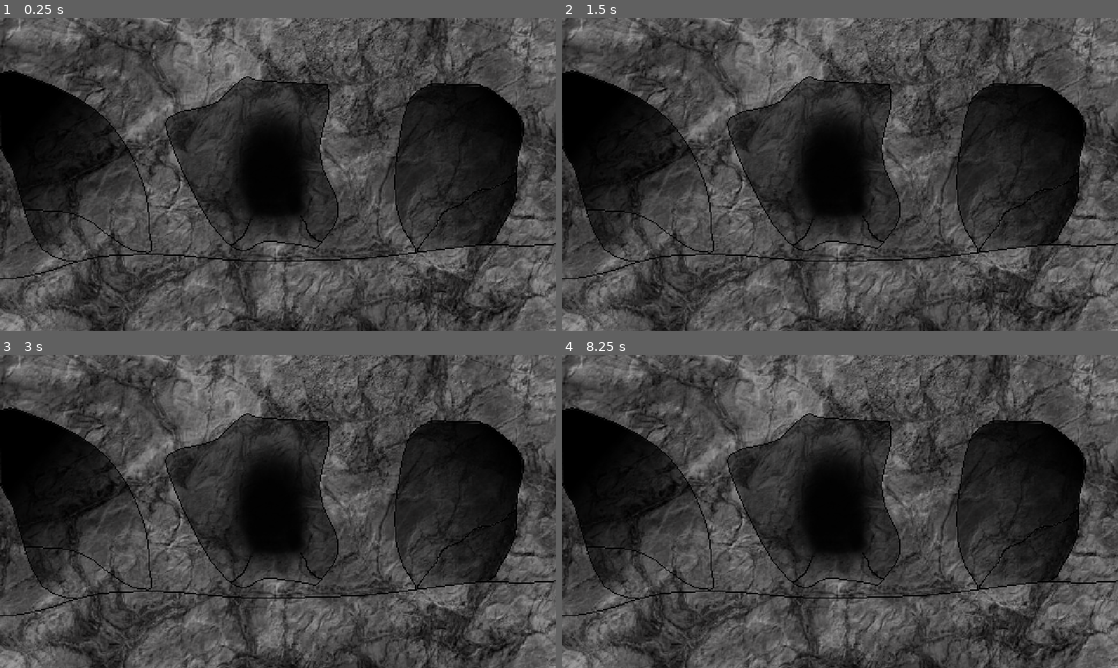
Above: before the commit, frames 1-4 (two rows, left to right).
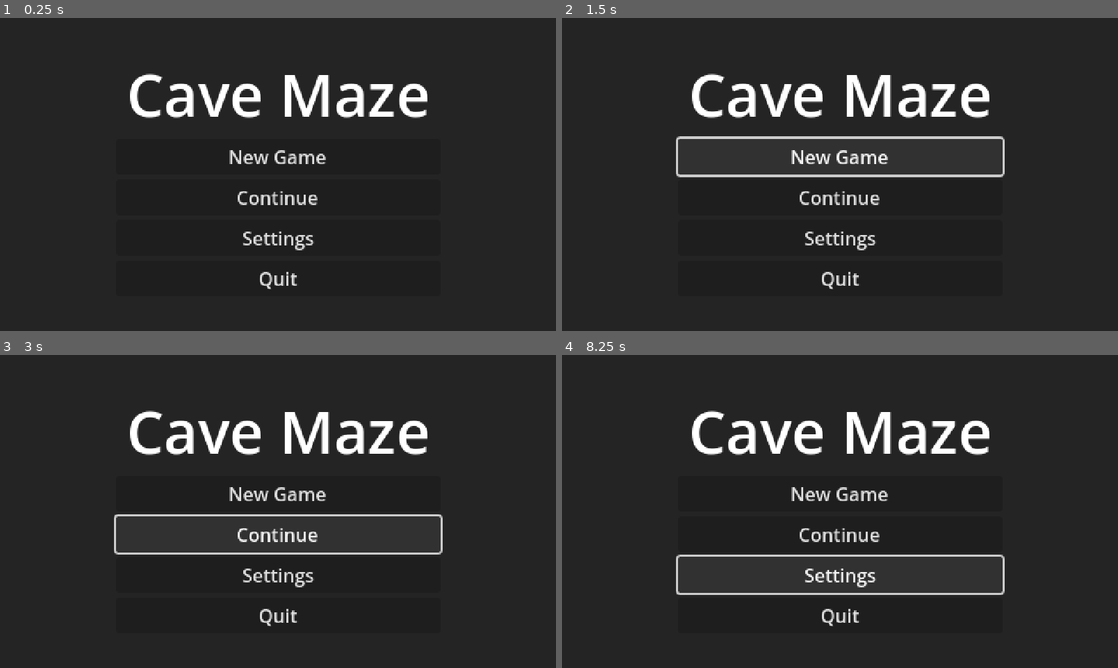
Above: after the commit, the same moments.

Repository: Ignawesome/Cave-Maze
Game: Godot game, scene res://scenes/main.tscn
Same seed, same stepped clock (60 frames per second), same inputs: the game is played once before the commit and once after it. The engine's default icon, where the game draws it, is replaced by a stand-in: a white triangle on a blue panel in a dark square.
Inputs (mouse positions are in pixels of both pictures, inside the frame that each line leads up to):
- Up to frame 1 (0.25 s): no input
- Up to frame 2 (1.5 s): click (840, 237) at 0.5 s, where only the run after the commit has a clickable "Settings"; click (840, 155) at 1.25 s, where only the run after the commit has a clickable "New Game"
- Up to frame 3 (3 s): click (278, 492) at 2 s, where only the run after the commit has a clickable "New Game"; click (278, 533) at 2.75 s, where only the run after the commit has a clickable "Continue"
- Up to frame 4 (8.25 s): click (840, 533) at 3.5 s, where only the run after the commit has a clickable "Continue"; click (840, 492) at 4.25 s, where only the run after the commit has a clickable "New Game"; click (840, 533) at 5 s, where only the run after the commit has a clickable "Continue"; tap Enter (ui_accept) at 5.75, 6.02, 6.05, 6.32, 6.5, 6.6, 6.77, 7.07, 7.25, 7.55, 8 s; move the mouse to (962, 495) at 5.77 s; click (962, 495) at 5.85 s; move the mouse to (728, 527) at 6.52 s; click (728, 527) at 6.8 s; move the mouse to (895, 442) at 7.27 s; click (895, 442) at 7.35 s; move the mouse to (812, 574) at 8.02 s; click (812, 574) at 8.1 s

The runs differ from the first frame. In frame 1, 67% of the frame differs, in the area x 0-100%, y 0-100%; in frame 2, 67%; in frame 3, 66%; in frame 4, 65%.
Error before the commit: Parse Error: Class "Maze" hides a global script class. (res://global/maze.gd:1)

Commit message:
Main Menu Added

Diff:
--- a/caves.tscn
+++ /dev/null
@@ -1,30 +0,0 @@
-[gd_scene load_steps=2 format=3 uid="uid://c5s25uvu1jej6"]
-
-[ext_resource type="Texture2D" uid="uid://odl8acnv4sda" path="res://cave.png" id="1_0wsns"]
-
-[node name="CaveScene" type="Node2D"]
-
-[node name="CaveBackground" type="TextureRect" parent="."]
-offset_right = 40.0
-offset_bottom = 40.0
-texture = ExtResource("1_0wsns")
-
-[node name="LeftDoor" type="Area2D" parent="."]
-
-[node name="LeftDoorCollision" type="CollisionPolygon2D" parent="LeftDoor"]
-polygon = PackedVector2Array(13.1021, 46.4005, 52.747, 61.9912, 84.8194, 81.1456, 100.41, 97.1817, 114.219, 120.791, 127.137, 152.863, 128.473, 175.135, 130.255, 202.308, 66.1105, 208.99, 46.0653, 206.317, 31.3655, 193.399, 16.6656, 152.417, 1.07492, 109.654, 1.07492, 45.5096)
-
-[node name="MiddleDoor" type="Area2D" parent="."]
-
-[node name="MiddleDoorCollision" type="CollisionPolygon2D" parent="MiddleDoor"]
-polygon = PackedVector2Array(144.51, 86.491, 159.655, 78.9183, 187.273, 72.2366, 212.218, 49.9641, 282.153, 56.6458, 283.49, 78.0274, 275.917, 112.327, 285.717, 145.736, 285.717, 145.29, 291.953, 160.881, 291.508, 173.799, 272.799, 197.853, 230.927, 192.508, 209.1, 200.526, 194.4, 193.844, 173.909, 163.999, 142.282, 94.0636)
-
-[node name="RightDoor" type="Area2D" parent="."]
-
-[node name="RightDoorCollision" type="CollisionPolygon2D" parent="RightDoor"]
-polygon = PackedVector2Array(371.689, 56.2004, 420.688, 58.4276, 450.533, 83.3728, 449.642, 105.2, 446.079, 120.345, 446.079, 153.308, 426.479, 195.181, 359.216, 201.417, 343.18, 168.899, 340.953, 131.481, 348.971, 82.4819, 357.434, 65.1094)
-
-[node name="Back" type="Area2D" parent="."]
-
-[node name="CollisionPolygon2D" type="CollisionPolygon2D" parent="Back"]
-polygon = PackedVector2Array(46.1872, 261.127, 100.364, 239.708, 373.767, 239.078, 432.983, 275.616, 44, 280)
--- a/global/maze.gd
+++ b/global/maze.gd
@@ -1,4 +1,4 @@
-class_name Maze extends Node
+extends Node
 
 var room_number : Array = [0, 1, 2, 3, 4, 5, 6, 7, 8, 9]
 const room = preload("res://scenes/game/caves.tscn")
--- a/main.gd
+++ /dev/null
@@ -1,101 +0,0 @@
-extends Node
-
-
-
-# Start -> First Room
-# Click on correct door -> Instantiate new scene, free first scene, store first scene in previous_room
-# Click on wrong door -> new scene, room count = 0
-# If room_count = 0 - Click on back -> Nothing
-# Room count +1
-#
-# Other rooms
-# Click on correct door -> Instantiate new scene, free first scene, room count +1
-# Click on wrong door = start over, room count = 0
-# Click on back -> Go to previous_scene, room count -1 but not less than 0
-#
-# Final room
-# If room count >= 9
-# Click on correct door = final scene
-# Click on wrong door = start over, room count = 0
-# Click on back -> go to previous scene
-# Change
-
-
-var room_number : Array = [0, 1, 2, 3, 4, 5, 6, 7, 8, 9]
-
-var current_room = room_number[0]
-var next_room = current_room + 1
-var previous_room = current_room - 1
-
-const end_scene : PackedScene = preload("res://end.tscn")
-
-func _on_left_door_input_event(_viewport, _event, _shape_idx):
-	if Input.is_action_just_pressed("left_click"):
-		if 1 == maze.solution.get(room_number[current_room]) :
-			print("Correct")
-			if room_number[current_room] < 9:
-				current_room += 1
-				go_to_next_room()
-			else:
-				print("You win!")
-				#end_game()
-				pass
-		else:
-			print("Wrong way")
-			current_room = room_number[0]
-		print("Entered door 1")
-
-
-
-func _on_middle_door_input_event(_viewport, _event, _shape_idx):
-	if Input.is_action_just_pressed("left_click"):
-		if 2 == maze.solution.get(room_number[current_room]) :
-			print("Correct")
-			if room_number[current_room] < 9:
-				current_room += 1
-			else:
-				print("You win!")
-				#end_game()
-				pass
-		else:
-			print("Wrong way")
-			current_room = room_number[0]
-		print("Entered door 2")
-	pass # Replace with function body.
-
-
-func _on_right_door_input_event(_viewport, _event, _shape_idx):
-	if Input.is_action_just_pressed("left_click"):
-		if 3 == maze.solution.get(room_number[current_room]) :
-			print("Correct")
-			if room_number[current_room] < 9:
-				current_room += 1
-			else:
-				print("You win!")
-				#end_game()
-				pass
-		else:
-			print("Wrong way")
-			current_room = room_number[0]
-		print("Entered door 3")
-	pass # Replace with function body.
-
-
-func _on_back_input_event(_viewport, _event, _shape_idx):
-	if Input.is_action_just_pressed("left_click"):
-		print("Went back")
-		current_room -= 1
-	pass # Replace with function body.
-
-func _process(_delta):
-	if Input.is_action_just_pressed("ui_accept"):
-		print("Current room:", current_room)
-
-func go_to_next_room() -> void:
-	$CaveScene.queue_free()
-	await get_tree().create_timer(1.0).timeout
-	self.add_child(Maze.room.instantiate())
-
-func end_game() -> void:
-	$CaveScene.queue_free()
-	self.add_child(end_scene.instantiate())
--- a/main.tscn
+++ /dev/null
@@ -1,19 +0,0 @@
-[gd_scene load_steps=3 format=3 uid="uid://b8y6fhm02gyrs"]
-
-[ext_resource type="Script" path="res://main.gd" id="1_5muyi"]
-[ext_resource type="PackedScene" uid="uid://c5s25uvu1jej6" path="res://caves.tscn" id="1_dr7rq"]
-
-[node name="Main" type="Node"]
-script = ExtResource("1_5muyi")
-
-[node name="CaveScene" parent="." instance=ExtResource("1_dr7rq")]
-
-[node name="CollisionPolygon2D" parent="CaveScene/Back" index="0"]
-polygon = PackedVector2Array(46.1872, 261.127, 100.364, 239.708, 373.767, 239.078, 432.983, 275.616, 37, 277)
-
-[connection signal="input_event" from="CaveScene/LeftDoor" to="." method="_on_left_door_input_event"]
-[connection signal="input_event" from="CaveScene/MiddleDoor" to="." method="_on_middle_door_input_event"]
-[connection signal="input_event" from="CaveScene/RightDoor" to="." method="_on_right_door_input_event"]
-[connection signal="input_event" from="CaveScene/Back" to="." method="_on_back_input_event"]
-
-[editable path="CaveScene"]
--- /dev/null
+++ b/main_menu.gd
@@ -0,0 +1,22 @@
+extends Control
+
+const cave_level : PackedScene = preload("res://scenes/game/caves.tscn")
+signal new_game
+signal continue_game
+
+func _on_new_game_button_pressed():
+	new_game.emit()
+	pass # Replace with function body.
+
+
+func _on_continue_button_pressed():
+	continue_game.emit()
+	pass # Replace with function body.
+
+
+func _on_settings_button_pressed():
+	pass # Replace with function body.
+
+
+func _on_quit_button_pressed():
+	get_tree().quit()
--- a/maze.gd
+++ /dev/null
@@ -1,34 +0,0 @@
-class_name Maze extends Node
-
-var room_number : Array = [0, 1, 2, 3, 4, 5, 6, 7, 8, 9]
-const room = preload("res://caves.tscn")
-
-#var current_room = room_number[0]
-#var next_room = current_room + 1
-#var previous_room = current_room - 1
-
-@export var solution : Dictionary = {
-	room_number[0] : 1,
-	room_number[1] : 1,
-	room_number[2] : 1,
-	room_number[3] : 1,
-	room_number[4] : 1,
-	room_number[5] : 1,
-	room_number[6] : 1,
-	room_number[7] : 1,
-	room_number[8] : 1,
-	room_number[9] : 1
-	}
-
-@export var rooms : Dictionary = {
-	room_number[0] : room,
-	room_number[1] : room,
-	room_number[2] : room,
-	room_number[3] : room,
-	room_number[4] : room,
-	room_number[5] : room,
-	room_number[6] : room,
-	room_number[7] : room,
-	room_number[8] : room,
-	room_number[9] : room
-	}
--- a/scenes/game/end.tscn
+++ b/scenes/game/end.tscn
@@ -17,45 +17,56 @@
 
 [node name="ColorRect" type="ColorRect" parent="CanvasLayer/Control"]
 layout_mode = 1
-anchors_preset = -1
+anchors_preset = 15
 anchor_right = 1.0
 anchor_bottom = 1.0
 grow_horizontal = 2
 grow_vertical = 2
-size_flags_horizontal = 2
-size_flags_vertical = 0
 color = Color(0, 0, 0, 1)
 
-[node name="YouDiedText" type="Label" parent="CanvasLayer/Control"]
+[node name="MarginContainer" type="MarginContainer" parent="CanvasLayer/Control"]
 layout_mode = 1
-anchors_preset = 8
-anchor_left = 0.5
-anchor_top = 0.5
-anchor_right = 0.5
-anchor_bottom = 0.5
-offset_left = -20.0
-offset_top = -11.5
-offset_right = 20.0
-offset_bottom = 11.5
+anchors_preset = 15
+anchor_right = 1.0
+anchor_bottom = 1.0
 grow_horizontal = 2
 grow_vertical = 2
+theme_override_constants/margin_left = 100
+theme_override_constants/margin_right = 100
+
+[node name="VBoxContainer" type="VBoxContainer" parent="CanvasLayer/Control/MarginContainer"]
+layout_mode = 2
+size_flags_vertical = 4
+
+[node name="PanelContainer3" type="PanelContainer" parent="CanvasLayer/Control/MarginContainer/VBoxContainer"]
+self_modulate = Color(1, 1, 1, 0)
+layout_mode = 2
+
+[node name="YouDiedText" type="Label" parent="CanvasLayer/Control/MarginContainer/VBoxContainer/PanelContainer3"]
+layout_mode = 2
 theme_override_font_sizes/font_size = 56
 text = "YOU DIED"
 horizontal_alignment = 1
 
-[node name="CongratulationsText" type="Label" parent="CanvasLayer/Control"]
-layout_mode = 1
-anchors_preset = 8
-anchor_left = 0.5
-anchor_top = 0.5
-anchor_right = 0.5
-anchor_bottom = 0.5
-offset_left = -83.0
-offset_top = -26.0
-offset_right = 83.0
-offset_bottom = 26.0
-grow_horizontal = 2
-grow_vertical = 2
+[node name="CongratulationsText" type="Label" parent="CanvasLayer/Control/MarginContainer/VBoxContainer/PanelContainer3"]
+layout_mode = 2
 text = "Congratulations!
 You escaped the cave"
 horizontal_alignment = 1
+
+[node name="PanelContainer" type="PanelContainer" parent="CanvasLayer/Control/MarginContainer/VBoxContainer"]
+layout_mode = 2
+
+[node name="RetryButton" type="Button" parent="CanvasLayer/Control/MarginContainer/VBoxContainer/PanelContainer"]
+layout_mode = 2
+text = "Retry"
+
+[node name="PanelContainer2" type="PanelContainer" parent="CanvasLayer/Control/MarginContainer/VBoxContainer"]
+layout_mode = 2
+
+[node name="QuitButton" type="Button" parent="CanvasLayer/Control/MarginContainer/VBoxContainer/PanelContainer2"]
+layout_mode = 2
+text = "Quit"
+
+[connection signal="pressed" from="CanvasLayer/Control/MarginContainer/VBoxContainer/PanelContainer/RetryButton" to="." method="_on_retry_button_pressed"]
+[connection signal="pressed" from="CanvasLayer/Control/MarginContainer/VBoxContainer/PanelContainer2/QuitButton" to="." method="_on_quit_button_pressed"]
--- a/scenes/game/end_scene.gd
+++ b/scenes/game/end_scene.gd
@@ -4,8 +4,18 @@
 
 func win_or_lose(win:bool):
 	if win:
-		$CanvasLayer/Control/YouDiedText.hide()
-		$CanvasLayer/Control/CongratulationsText.show()
+		$CanvasLayer/Control/MarginContainer/VBoxContainer/PanelContainer3/YouDiedText.hide()
+		$CanvasLayer/Control/MarginContainer/VBoxContainer/PanelContainer3/CongratulationsText.show()
 	else:
-		$CanvasLayer/Control/YouDiedText.show()
-		$CanvasLayer/Control/CongratulationsText.hide()
+		$CanvasLayer/Control/MarginContainer/VBoxContainer/PanelContainer3/YouDiedText.show()
+		$CanvasLayer/Control/MarginContainer/VBoxContainer/PanelContainer3/CongratulationsText.hide()
+
+
+func _on_retry_button_pressed():
+
+
+	pass
+
+
+func _on_quit_button_pressed() -> void:
+	get_tree().quit()
--- a/scenes/main.gd
+++ b/scenes/main.gd
@@ -7,9 +7,11 @@
 const cave_scene : PackedScene = preload("res://scenes/game/caves.tscn")
 const end_scene : PackedScene = preload("res://scenes/game/end.tscn")
 @onready var transition_manager = $TransitionManager
+@onready var caves = $CaveScene
 
 func _ready():
-	$CaveScene.check_door_signal.connect(self.check_door)
+#	$CaveScene.check_door_signal.connect(self.check_door)
+	print("ready")
 
 func _process(_delta):
 	if Input.is_action_just_pressed("ui_accept"):
@@ -21,7 +23,7 @@
 		1:
 			if 1 == maze.solution.get(room_number[current_room]) :
 				print("Correct")
-				if room_number[current_room] < 9:
+				if room_number[current_room] < 3:
 					current_room += 1
 					go_to_next_room()
 				else:
@@ -32,7 +34,7 @@
 		2:
 			if 2 == maze.solution.get(room_number[current_room]) :
 				print("Correct")
-				if room_number[current_room] < 9:
+				if room_number[current_room] < 3:
 					current_room += 1
 					go_to_next_room()
 				else:
@@ -43,7 +45,7 @@
 		3:
 			if 3 == maze.solution.get(room_number[current_room]) :
 				print("Correct")
-				if room_number[current_room] < 9:
+				if room_number[current_room] < 3:
 					current_room += 1
 					go_to_next_room()
 				else:
@@ -55,8 +57,10 @@
 
 func go_to_next_room() -> void:
 	$CaveScene.queue_free()
+	await get_tree().create_timer(1.0).timeout
 	self.add_child(cave_scene.instantiate())
-	get_child(1).check_door_signal.connect(self.check_door)
+	$CaveScene.check_door_signal.connect(self.check_door)
+
 
 func end_game(win : bool) -> void:
 	$CaveScene.queue_free()
--- a/scenes/main.tscn
+++ b/scenes/main.tscn
@@ -2,11 +2,11 @@
 
 [ext_resource type="Script" path="res://scenes/main.gd" id="1_fwelu"]
 [ext_resource type="PackedScene" uid="uid://b4l6fvdx3ybql" path="res://global/transition_manager.tscn" id="2_t7s1y"]
-[ext_resource type="PackedScene" uid="uid://c5s25uvu1jej6" path="res://scenes/game/caves.tscn" id="3_micon"]
+[ext_resource type="PackedScene" uid="uid://bd6v36ui8wl8r" path="res://scenes/menu/main_menu.tscn" id="3_okobd"]
 
 [node name="Main" type="Node"]
 script = ExtResource("1_fwelu")
 
 [node name="TransitionManager" parent="." instance=ExtResource("2_t7s1y")]
 
-[node name="CaveScene" parent="." instance=ExtResource("3_micon")]
+[node name="MainMenu" parent="." instance=ExtResource("3_okobd")]
--- /dev/null
+++ b/scenes/menu/main_menu.tscn
@@ -0,0 +1,63 @@
+[gd_scene load_steps=2 format=3 uid="uid://bd6v36ui8wl8r"]
+
+[ext_resource type="Script" path="res://main_menu.gd" id="1_xlx0h"]
+
+[node name="MainMenu" type="Control"]
+layout_mode = 3
+anchors_preset = 15
+anchor_right = 1.0
+anchor_bottom = 1.0
+grow_horizontal = 2
+grow_vertical = 2
+script = ExtResource("1_xlx0h")
+
+[node name="ColorRect" type="ColorRect" parent="."]
+layout_mode = 1
+anchors_preset = 15
+anchor_right = 1.0
+anchor_bottom = 1.0
+grow_horizontal = 2
+grow_vertical = 2
+color = Color(0.141176, 0.141176, 0.141176, 1)
+
+[node name="MarginContainer" type="MarginContainer" parent="ColorRect"]
+layout_mode = 1
+anchors_preset = 15
+anchor_right = 1.0
+anchor_bottom = 1.0
+grow_horizontal = 2
+grow_vertical = 2
+theme_override_constants/margin_left = 100
+theme_override_constants/margin_right = 100
+
+[node name="VBoxContainer" type="VBoxContainer" parent="ColorRect/MarginContainer"]
+layout_mode = 2
+size_flags_vertical = 4
+
+[node name="Label" type="Label" parent="ColorRect/MarginContainer/VBoxContainer"]
+layout_mode = 2
+theme_override_font_sizes/font_size = 51
+text = "Cave Maze"
+horizontal_alignment = 1
+vertical_alignment = 1
+
+[node name="NewGameButton" type="Button" parent="ColorRect/MarginContainer/VBoxContainer"]
+layout_mode = 2
+text = "New Game"
+
+[node name="ContinueButton" type="Button" parent="ColorRect/MarginContainer/VBoxContainer"]
+layout_mode = 2
+text = "Continue"
+
+[node name="SettingsButton" type="Button" parent="ColorRect/MarginContainer/VBoxContainer"]
+layout_mode = 2
+text = "Settings"
+
+[node name="QuitButton" type="Button" parent="ColorRect/MarginContainer/VBoxContainer"]
+layout_mode = 2
+text = "Quit"
+
+[connection signal="pressed" from="ColorRect/MarginContainer/VBoxContainer/NewGameButton" to="." method="_on_new_game_button_pressed"]
+[connection signal="pressed" from="ColorRect/MarginContainer/VBoxContainer/ContinueButton" to="." method="_on_continue_button_pressed"]
+[connection signal="pressed" from="ColorRect/MarginContainer/VBoxContainer/SettingsButton" to="." method="_on_settings_button_pressed"]
+[connection signal="pressed" from="ColorRect/MarginContainer/VBoxContainer/QuitButton" to="." method="_on_quit_button_pressed"]
Not shown: 2 places in scenes/game/caves.tscn that only renumber resources
